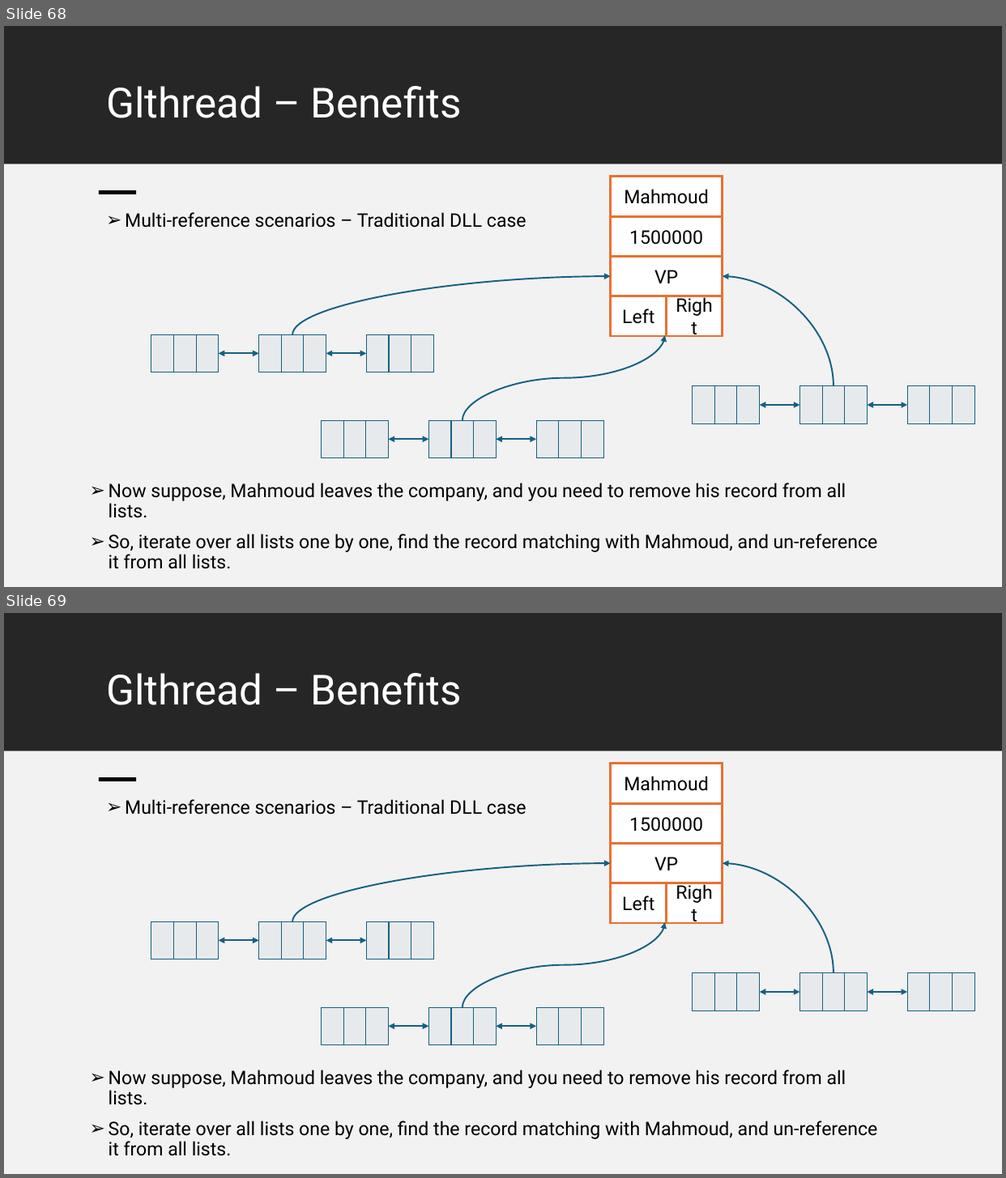
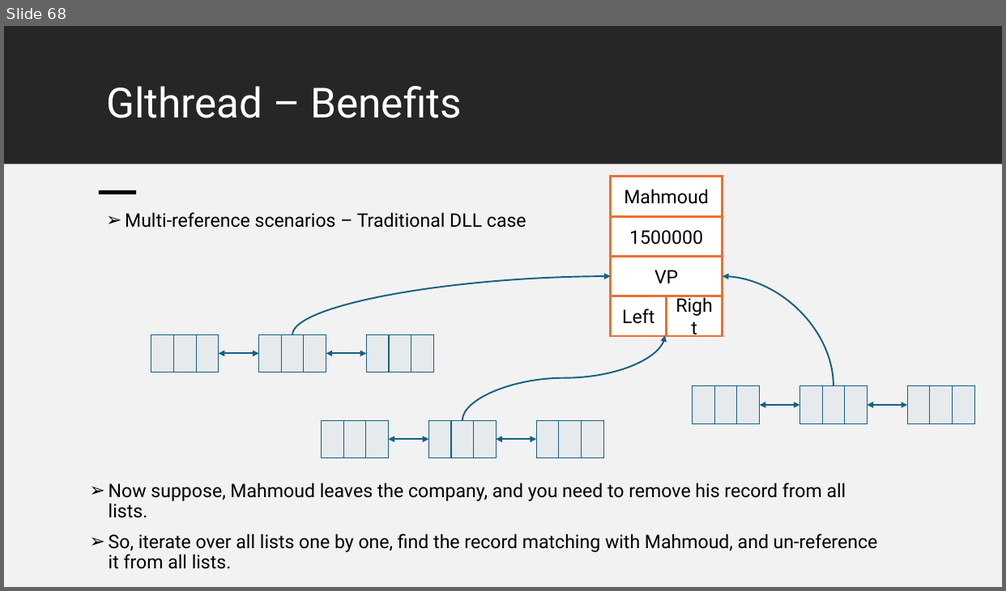
Before and after one commit to Mahmoud-Abdelraouf/STmicro-System-Programming-under-Linux, a slide deck: 04.Advanced/Tasks/Heap_Memory_Manager/Project_Documentation/HeapMemoryManager.pptx. Shown one above the other, each under a label of ours: slides 68 and 69 before the commit, slide 68 after it. The pictures are 1006x1178 and 1006x591 pixels, drawn with LibreOffice and Linux fonts; fonts in the diff are those of the drawing. Boxes give left, top, right and bottom in pixels: in the first picture for what was removed or moved away, otherwise in the second. Text is boxed around its words. In the diff, an @@ line names an element or a change of style, - is before the commit and + after.

Commit message:
update the presentation

```diff
--- a/04.Advanced/Tasks/Heap_Memory_Manager/Project_Documentation/HeapMemoryManager.pptx
+++ b/04.Advanced/Tasks/Heap_Memory_Manager/Project_Documentation/HeapMemoryManager.pptx
@@ slide 69 removed at bbox=[4, 613, 1002, 1174], background #FFFFFF @@
@@ rectangle removed at bbox=[4, 613, 1002, 751] @@
@@ title removed at bbox=[106, 673, 462, 705] @@
-Glthread – Benefits
@@ rectangle removed at bbox=[4, 752, 1002, 1174] @@
@@ rectangle removed at bbox=[99, 777, 137, 781] @@
@@ group removed at bbox=[611, 764, 722, 923]: 5 rectangles @@
-VP
-Left
-Right
-1500000
-Mahmoud
@@ text removed at bbox=[125, 799, 526, 815] @@
-➢ Multi-reference scenarios – Traditional DLL case
@@ curved arrow removed from (292, 922) to (611, 864) @@
@@ curved arrow removed from (833, 973) to (722, 864) @@
@@ table removed at bbox=[151, 922, 219, 960], 1 rows, 3 columns @@
- |  | 
@@ table removed at bbox=[258, 922, 326, 960], 1 rows, 3 columns @@
- |  | 
@@ table removed at bbox=[366, 922, 434, 960], 1 rows, 3 columns @@
- |  | 
@@ curved arrow removed from (462, 1007) to (665, 923) @@
@@ double arrow removed from (219, 941) to (258, 941) @@
@@ double arrow removed from (326, 941) to (366, 941) @@
@@ table removed at bbox=[692, 973, 760, 1012], 1 rows, 3 columns @@
- |  | 
@@ table removed at bbox=[799, 973, 867, 1012], 1 rows, 3 columns @@
- |  | 
@@ table removed at bbox=[908, 973, 975, 1012], 1 rows, 3 columns @@
- |  | 
@@ double arrow removed from (760, 993) to (799, 993) @@
@@ double arrow removed from (867, 993) to (908, 993) @@
@@ table removed at bbox=[322, 1007, 389, 1045], 1 rows, 3 columns @@
- |  | 
@@ table removed at bbox=[428, 1007, 496, 1045], 1 rows, 3 columns @@
- |  | 
@@ table removed at bbox=[536, 1007, 603, 1045], 1 rows, 3 columns @@
- |  | 
@@ double arrow removed from (389, 1026) to (428, 1026) @@
@@ double arrow removed from (496, 1026) to (536, 1026) @@
@@ text removed at bbox=[108, 1070, 878, 1157] @@
-➢ Now suppose, Mahmoud leaves the company, and you need to remove his record from all lists.
-➢ So, iterate over all lists one by one, find the record matching with Mahmoud, and un-reference it from all lists.
```
